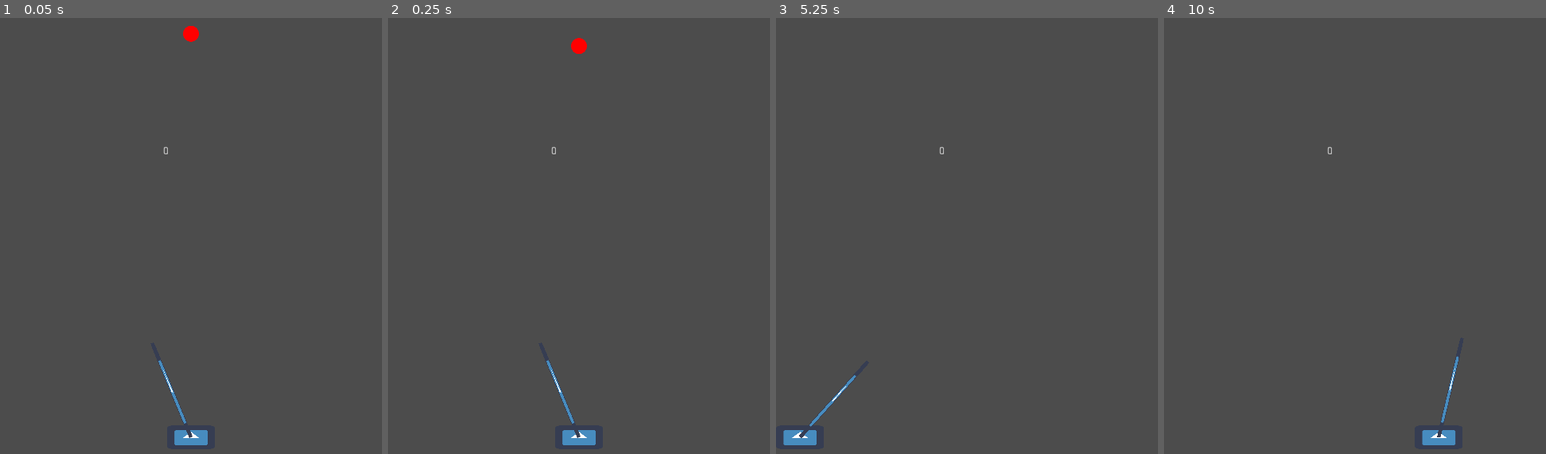
Above: before the commit, frames 1-4 (left to right).
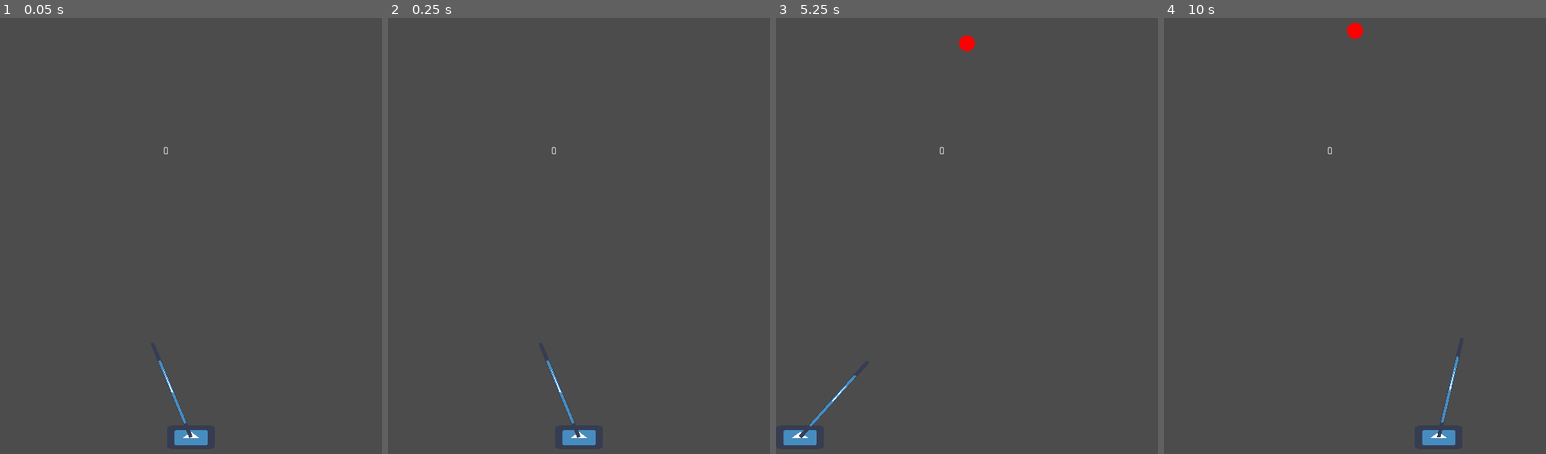
Above: after the commit, the same moments.

Repository: leogeier/impact_juggling
Game: Godot game, scene res://Main/Main.tscn
Same seed, same stepped clock (60 frames per second), same inputs: the game is played once before the commit and once after it. The engine's default icon, where the game draws it, is replaced by a stand-in: a white triangle on a blue panel in a dark square.
Inputs (mouse positions are in pixels of both pictures, inside the frame that each line leads up to):
- Up to frame 1 (0.05 s): no input
- Up to frame 2 (0.25 s): no input
- Up to frame 3 (5.25 s): move the mouse to (1051, 205) at 0.52 s; hold Right (ui_right) 0.53-1.28 s; tap Space (fire) at 0.6, 1.35, 2.1, 2.85, 3.6, 4.35, 5, 5.1 s; move the mouse to (890, 253) at 1.27 s; hold Left (ui_left) 1.28-2.03 s; move the mouse to (1005, 118) at 2.02 s; hold Right (ui_right) 2.03-3.53 s; move the mouse to (947, 331) at 2.77 s; tap Enter at 3.5 s; move the mouse to (1081, 305) at 3.52 s; hold Left (ui_left) from 3.53 s (still down); move the mouse to (852, 153) at 4.27 s; move the mouse to (986, 231) at 5.02 s
- Up to frame 4 (10 s): move the mouse to (1297, 100) at 5.77 s; release Left (ui_left) at 5.78 s; hold Right (ui_right) 5.78-8.03 s; tap Space (fire) at 5.85, 6.6, 7.35, 8, 8.1, 8.85, 9.6 s; move the mouse to (1439, 205) at 6.52 s; tap Enter at 7.25, 9.5 s; move the mouse to (1278, 253) at 7.27 s; move the mouse to (1393, 118) at 8.02 s; hold Left (ui_left) 8.03-9.53 s; move the mouse to (1335, 331) at 8.77 s; move the mouse to (1469, 305) at 9.52 s; hold Right (ui_right) from 9.53 s (still down)

The runs differ from the first frame. In frame 1, 0.1% of the frame differs, in the area x 47-53%, y 1-6%; in frame 2, 0.1%, in the area x 47-53%, y 4-9%; in frame 3, 0.1%; in frame 4, 0.1%.

Commit message:
add ball spawner

Diff:
--- /dev/null
+++ b/ld-47/BallSpawner/BallSpawner.gd
@@ -0,0 +1,28 @@
+extends Node2D
+
+var queued_balls = 2
+
+var Ball = preload("res://Ball/Ball.tscn")
+
+func queue_ball():
+	queued_balls += 1
+	attempt_ball_spawn()
+
+func attempt_ball_spawn():
+	if $SpawnPauseTimer.is_stopped():
+		spawn_ball()
+		queued_balls -= 1
+
+	if queued_balls > 0:
+		$SpawnPauseTimer.start()
+
+func spawn_ball():
+	var ball = Ball.instance()
+	ball.position = position
+	get_tree().get_root().add_child(ball)
+
+
+func _ready():
+	$SpawnPauseTimer.connect("timeout", self, "attempt_ball_spawn")
+	for timer in $BallAddTimers.get_children():
+		timer.connect("timeout", self, "queue_ball")
--- /dev/null
+++ b/ld-47/BallSpawner/BallSpawner.tscn
@@ -0,0 +1,17 @@
+[gd_scene load_steps=2 format=2]
+
+[ext_resource path="res://BallSpawner/BallSpawner.gd" type="Script" id=1]
+
+[node name="BallSpawner" type="Node2D"]
+script = ExtResource( 1 )
+
+[node name="SpawnPauseTimer" type="Timer" parent="."]
+wait_time = 5.0
+one_shot = true
+
+[node name="BallAddTimers" type="Node" parent="."]
+
+[node name="AddBallTimer1" type="Timer" parent="BallAddTimers"]
+wait_time = 5.0
+one_shot = true
+autostart = true
--- a/ld-47/Main/Main.tscn
+++ b/ld-47/Main/Main.tscn
@@ -1,7 +1,7 @@
 [gd_scene load_steps=7 format=2]
 
 [ext_resource path="res://Paddle/Paddle.tscn" type="PackedScene" id=1]
-[ext_resource path="res://Ball/Ball.tscn" type="PackedScene" id=2]
+[ext_resource path="res://BallSpawner/BallSpawner.tscn" type="PackedScene" id=2]
 [ext_resource path="res://Wall/Wall.tscn" type="PackedScene" id=3]
 [ext_resource path="res://Score/ScoreDisplay.tscn" type="PackedScene" id=4]
 
@@ -16,8 +16,8 @@
 [node name="Paddle" parent="." instance=ExtResource( 1 )]
 position = Vector2( 240, 580 )
 
-[node name="Ball" parent="." instance=ExtResource( 2 )]
-position = Vector2( 240, 73.373 )
+[node name="BallSpawner" parent="." instance=ExtResource( 2 )]
+position = Vector2( 240, 70 )
 
 [node name="Left Wall" parent="." instance=ExtResource( 3 )]
 position = Vector2( -10, 320 )
--- a/ld-47/Score/ScoreTracker.gd
+++ b/ld-47/Score/ScoreTracker.gd
@@ -1,6 +1,6 @@
 extends Node
 
-var score
+var score = 0
 
 signal score_changed
 
